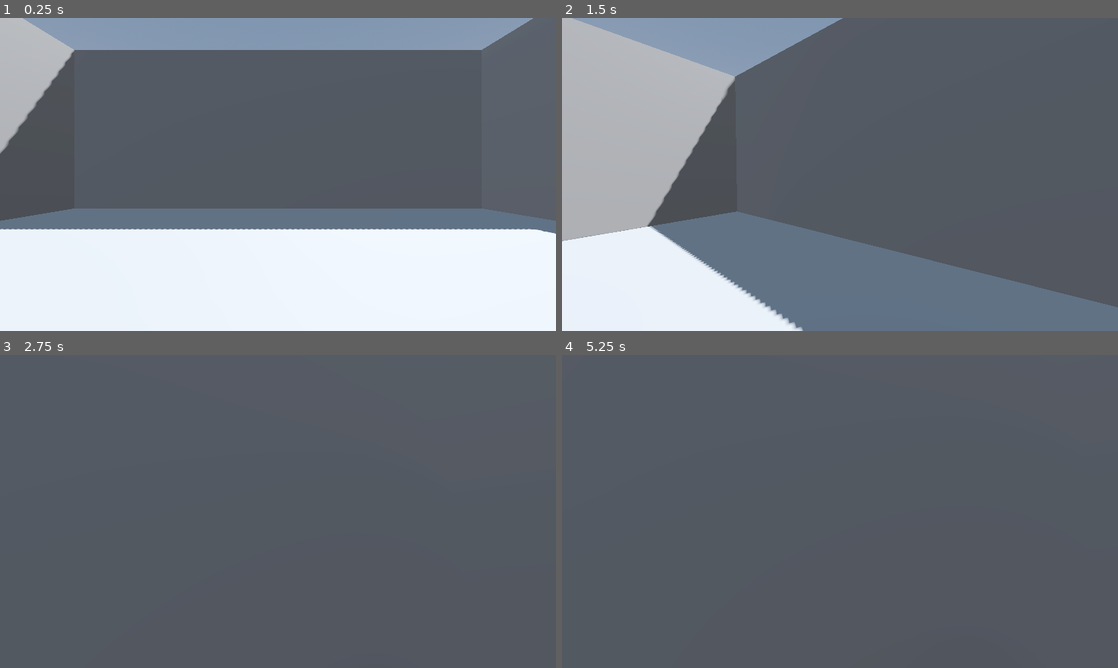
Above: before the commit, frames 1-4 (two rows, left to right).
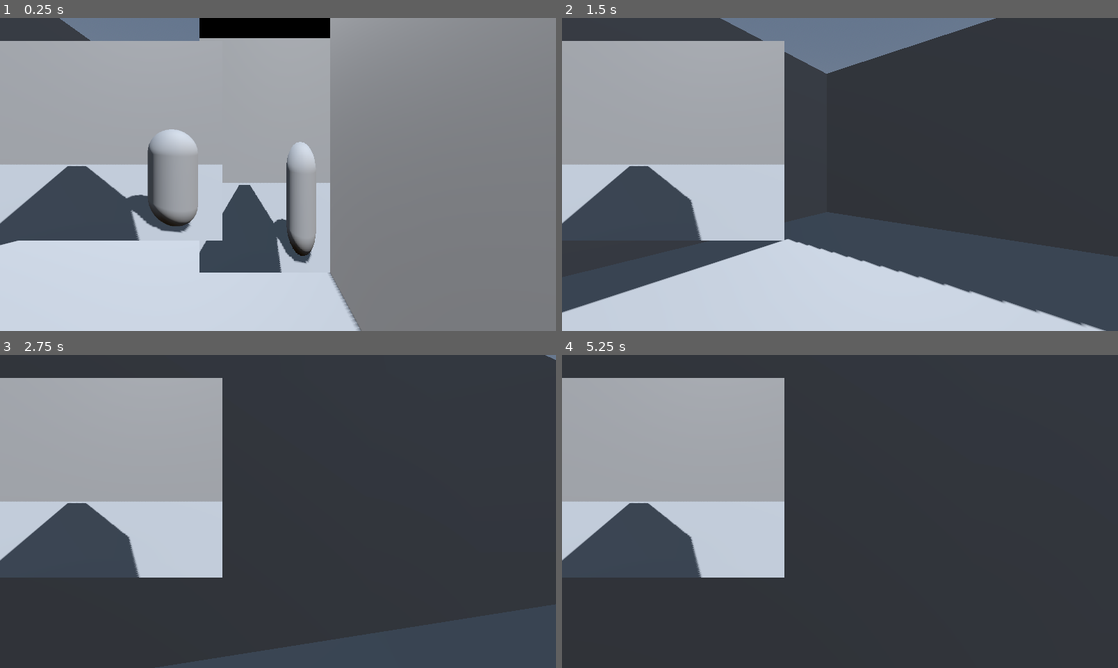
Above: after the commit, the same moments.

Repository: brenioks/portals
Game: Godot game, scene res://assets/levels/lvl1.tscn
Same seed, same stepped clock (60 frames per second), same inputs: the game is played once before the commit and once after it.
Inputs (mouse positions are in pixels of both pictures, inside the frame that each line leads up to):
- Up to frame 1 (0.25 s): no input
- Up to frame 2 (1.5 s): tap Enter at 0.5 s; move the mouse to (867, 174) at 0.52 s; hold W (forward) from 0.53 s (still down); tap Space (jump) at 0.77 s; move the mouse to (812, 174) at 1.27 s
- Up to frame 3 (2.75 s): keep holding W (forward); tap Space (jump) at 1.52 s; move the mouse to (289, 505) at 2.02 s
- Up to frame 4 (5.25 s): keep holding W (forward); move the mouse to (834, 517) at 2.77 s; tap Space (jump) at 3.02, 3.5, 3.77, 4.52 s; move the mouse to (878, 514) at 3.52 s; move the mouse to (795, 508) at 4.27 s; move the mouse to (845, 511) at 5.02 s

The runs differ from the first frame. In frame 1, 95% of the frame differs, in the area x 0-100%, y 0-100%; in frame 2, 85%; in frame 3, 96%; in frame 4, 97%.

Commit message:
Test Scene
Some changes to the World Environment so the mesh doesn`t render the viewport wrong
A Viewport that has a camera
A Portal Mesh that draws the viewport

Diff:
--- a/assets/levels/lvl1.tscn
+++ b/assets/levels/lvl1.tscn
@@ -1,18 +1,18 @@
-[gd_scene load_steps=5 format=3 uid="uid://cj1m7pr8nc0tf"]
+[gd_scene load_steps=6 format=3 uid="uid://cj1m7pr8nc0tf"]
 
 [ext_resource type="PackedScene" uid="uid://c5o5wl6urgmbp" path="res://assets/objects/player.tscn" id="1_qsemo"]
+[ext_resource type="PackedScene" uid="uid://27gow0tlrm2d" path="res://assets/objects/portal.tscn" id="2_c53dn"]
 
-[sub_resource type="ProceduralSkyMaterial" id="ProceduralSkyMaterial_6dymt"]
+[sub_resource type="ProceduralSkyMaterial" id="ProceduralSkyMaterial_itapp"]
 sky_horizon_color = Color(0.64625, 0.65575, 0.67075, 1)
 ground_horizon_color = Color(0.64625, 0.65575, 0.67075, 1)
 
-[sub_resource type="Sky" id="Sky_lmnsa"]
-sky_material = SubResource("ProceduralSkyMaterial_6dymt")
+[sub_resource type="Sky" id="Sky_47dox"]
+sky_material = SubResource("ProceduralSkyMaterial_itapp")
 
-[sub_resource type="Environment" id="Environment_o4x5r"]
+[sub_resource type="Environment" id="Environment_mfp7y"]
 background_mode = 2
-sky = SubResource("Sky_lmnsa")
-tonemap_mode = 2
+sky = SubResource("Sky_47dox")
 glow_enabled = true
 
 [node name="World" type="Node3D"]
@@ -21,12 +21,12 @@
 
 [node name="Ilumination" type="Node" parent="ENVIRONMENT"]
 
+[node name="DirectionalLight3D" type="DirectionalLight3D" parent="ENVIRONMENT/Ilumination"]
+transform = Transform3D(0.965926, 0.12941, 0.224144, -0.258819, 0.482963, 0.836516, 0, -0.866025, 0.5, 0, 0, 0)
+shadow_enabled = true
+
 [node name="WorldEnvironment" type="WorldEnvironment" parent="ENVIRONMENT/Ilumination"]
-environment = SubResource("Environment_o4x5r")
-
-[node name="DirectionalLight3D" type="DirectionalLight3D" parent="ENVIRONMENT/Ilumination"]
-transform = Transform3D(-0.866025, -0.433013, 0.25, 0, 0.5, 0.866025, -0.5, 0.75, -0.433013, 0, 0, 0)
-shadow_enabled = true
+environment = SubResource("Environment_mfp7y")
 
 [node name="Map" type="Node" parent="ENVIRONMENT"]
 
@@ -55,4 +55,18 @@
 use_collision = true
 size = Vector3(1, 7, 20)
 
+[node name="CSGBox3D6" type="CSGBox3D" parent="ENVIRONMENT/Map"]
+transform = Transform3D(1, 0, 0, 0, 1, 0, 0, 0, 1, 0, 3.5, 0)
+use_collision = true
+size = Vector3(1, 7, 9)
+
 [node name="Player" parent="." instance=ExtResource("1_qsemo")]
+transform = Transform3D(-1, 0, -8.74228e-08, 0, 1, 0, 8.74228e-08, 0, -1, 1.29814, 0, -3.41256)
+
+[node name="Portal_A" parent="." instance=ExtResource("2_c53dn")]
+transform = Transform3D(-1, 0, 8.74228e-08, 0, 1, 0, -8.74228e-08, 0, -1, -1.5, 0, -1.31134e-07)
+
+[node name="Portal_B" parent="." instance=ExtResource("2_c53dn")]
+transform = Transform3D(-1, 0, 8.74228e-08, 0, 1, 0, -8.74228e-08, 0, -1, 1.5, 0, 1.31134e-07)
+
+[editable path="Player"]
--- /dev/null
+++ b/assets/objects/new_environment.tres
@@ -0,0 +1,10 @@
+[gd_resource type="Environment" load_steps=3 format=3 uid="uid://ceollfid431re"]
+
+[sub_resource type="ProceduralSkyMaterial" id="ProceduralSkyMaterial_s66pt"]
+
+[sub_resource type="Sky" id="Sky_qiumn"]
+sky_material = SubResource("ProceduralSkyMaterial_s66pt")
+
+[resource]
+background_mode = 2
+sky = SubResource("Sky_qiumn")
--- a/assets/objects/player.tscn
+++ b/assets/objects/player.tscn
@@ -18,7 +18,6 @@
 transform = Transform3D(1, 0, 0, 0, 1, 0, 0, 0, 1, 0, 1, 0)
 shape = SubResource("CapsuleShape3D_vhoho")
 
-[node name="Neck" type="Node3D" parent="."]
+[node name="Camera" type="Camera3D" parent="."]
 transform = Transform3D(1, 0, 0, 0, 1, 0, 0, 0, 1, 0, 1.5, 0)
-
-[node name="Camera" type="Camera3D" parent="Neck"]
+fov = 70.0
--- /dev/null
+++ b/assets/objects/portal.tscn
@@ -0,0 +1,43 @@
+[gd_scene load_steps=4 format=3 uid="uid://27gow0tlrm2d"]
+
+[sub_resource type="QuadMesh" id="QuadMesh_ksthq"]
+size = Vector2(2, 4)
+
+[sub_resource type="ViewportTexture" id="ViewportTexture_ptrf3"]
+viewport_path = NodePath("SubViewportContainer/SubViewport")
+
+[sub_resource type="StandardMaterial3D" id="StandardMaterial3D_owjtc"]
+resource_local_to_scene = true
+shading_mode = 0
+specular_mode = 2
+albedo_texture = SubResource("ViewportTexture_ptrf3")
+texture_filter = 0
+texture_repeat = false
+disable_receive_shadows = true
+point_size = 13.9
+
+[node name="Portal" type="Node3D"]
+
+[node name="Mesh" type="MeshInstance3D" parent="."]
+transform = Transform3D(1, 0, 0, 0, 1, 0, 0, 0, 1, 0, 2, 0)
+cast_shadow = 0
+gi_mode = 0
+mesh = SubResource("QuadMesh_ksthq")
+surface_material_override/0 = SubResource("StandardMaterial3D_owjtc")
+
+[node name="SubViewportContainer" type="SubViewportContainer" parent="."]
+offset_right = 40.0
+offset_bottom = 40.0
+
+[node name="SubViewport" type="SubViewport" parent="SubViewportContainer"]
+transparent_bg = true
+handle_input_locally = false
+positional_shadow_atlas_quad_0 = 0
+positional_shadow_atlas_quad_1 = 0
+positional_shadow_atlas_quad_2 = 0
+positional_shadow_atlas_quad_3 = 0
+render_target_update_mode = 4
+
+[node name="Camera" type="Camera3D" parent="SubViewportContainer/SubViewport"]
+transform = Transform3D(1, 0, 0, 0, 1, 0, 0, 0, 1, 0, 2, 0)
+fov = 70.0
--- a/assets/scripts/player.gd
+++ b/assets/scripts/player.gd
@@ -5,8 +5,7 @@
 const JUMP_VELOCITY = 4.5
 const SENSITIVITY	= .01
 
-@onready var neck	= $Neck
-@onready var camera = $Neck/Camera
+@onready var camera = $Camera
 
 # Get the gravity from the project settings to be synced with RigidBody nodes.
 var gravity = ProjectSettings.get_setting("physics/3d/default_gravity")
@@ -17,7 +16,7 @@
 
 func _input(event):
 	if event is InputEventMouseMotion:
-		neck.rotate_y(	-event.relative.x * SENSITIVITY)
+		rotate_y(	-event.relative.x * SENSITIVITY)
 		camera.rotate_x(-event.relative.y * SENSITIVITY)
 		camera.rotation_degrees.x = clamp(camera.rotation_degrees.x, -95, 95)
 
@@ -36,7 +35,7 @@
 	# Get the input direction and handle the movement/deceleration.
 	# As good practice, you should replace UI actions with custom gameplay actions.
 	var input_dir = Input.get_vector("left", "right", "forward", "backward")
-	var direction = (neck.transform.basis * Vector3(input_dir.x, 0, input_dir.y)).normalized()
+	var direction = (transform.basis * Vector3(input_dir.x, 0, input_dir.y)).normalized()
 	if direction:
 		velocity.x = direction.x * SPEED
 		velocity.z = direction.z * SPEED
